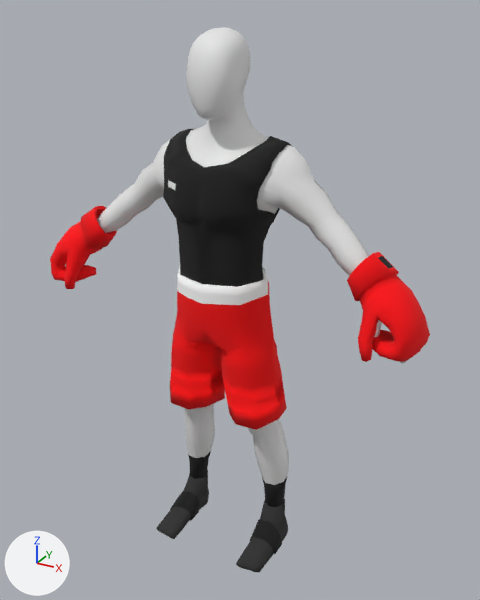
The FBX model Assets/Models/Outfits/Boxing/Boxing_1.fbx as it was, and as the next commit left it.
Both versions are drawn from a camera (50 mm lens) standing at (1.55, -2.66, 2.8) and looking at (0.05, 0.06, 1.44). The lights are fixed; the arrows at lower left show +X, +Y and +Z.

Names of what the first picture shows: 'Left Boxing Glove', 'Right Boxing Glove', 'Shoes', 'Shorts', 'Skin', 'Socks', 'Tank Top'.
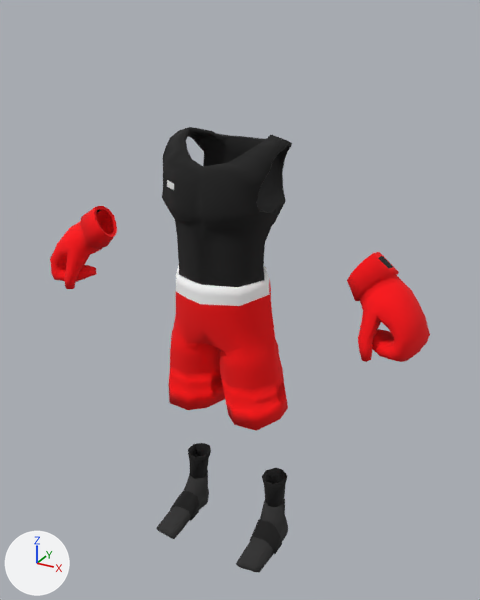
What differs and where, as boxes (x1, y1, x2, y2) in the pictures (480 x 600 px):
'Skin', deleted
    before: (65, 27, 406, 485)
'Tank Top', reshaped
    before: (163, 128, 291, 287)
    after: (162, 127, 292, 287)
'Shorts', reshaped
    before: (170, 267, 287, 430)
    after: (168, 265, 288, 431)
part 3 of me_cube_001, added
    after: (96, 209, 114, 234)

The change in detail:
me_cylinder_006 is used by ob_shorts; location (0.0, 0.0, 1.337).
me_cylinder_006 had 404 vertices, 410 faces and spanned x -0.338..0.338, y -0.218..0.206, z -0.499..0.285.
me_cylinder_006 now has 404 vertices, 410 faces and spans x -0.345..0.345, y -0.226..0.214, z -0.498..0.288.
me_cylinder_006 part 1: 404 of 404 vertices moved; they spanned x -0.338..0.338, y -0.218..0.206, z -0.499..0.285 and now span x -0.345..0.345, y -0.226..0.214, z -0.498..0.288; mean shift (0.0, 0.001, 0.0); largest move (0.023, -0.003, -0.07) -> (0.017, -0.002, -0.075).
me_cube_001 is used by ob_right_boxing_glove; location (0.0, 0.0, 0.0).
me_cube_001 had 230 vertices, 222 faces and spanned x -1.027..-0.66, y -0.248..0.089, z 1.418..1.843.
me_cube_001 now has 460 vertices, 458 faces and spans x -1.027..-0.66, y -0.248..0.089, z 1.418..1.843.
Part 3, on me_cube_001:
230 vertices are added at x -1.018..-0.67, y -0.238..0.081, z 1.428..1.833.
234 new faces join them, mat_boxing_glove (red #ff0009).
2 new faces join them, mat_boxing_glove2 (black #1b1b1b).
me_cylinder_007 is used by ob_tank_top; location (0.0, 0.0, 1.337).
me_cylinder_007 had 316 vertices, 324 faces and spanned x -0.292..0.293, y -0.219..0.243, z 0.214..0.938.
me_cylinder_007 now has 316 vertices, 324 faces and spans x -0.294..0.295, y -0.226..0.249, z 0.214..0.945.
me_cylinder_007 part 2: 316 of 316 vertices moved; they spanned x -0.292..0.293, y -0.219..0.243, z 0.214..0.938 and now span x -0.294..0.295, y -0.226..0.249, z 0.214..0.945; mean shift (0.0, 0.0, 0.001); largest move (0.107, 0.175, 0.883) -> (0.11, 0.179, 0.887).
Object 'Skin' (ob_skin) is deleted.
